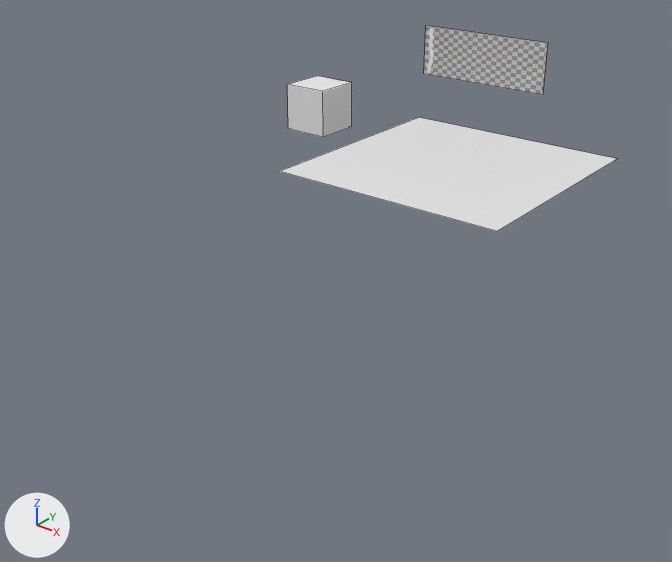
Two versions of the Blender file tools/blendfiles/03-Skybox.blend, one commit apart.
Rendered twice from a 50 mm lens placed at (17.1, -27.8, 11.0), pointed at (-1.4, -4.6, -3.4). Arrows for +X, +Y and +Z are at lower left; the lights stay in place. Mesh edges are drawn as thin lines.

The scene before the commit, as lines of its bpy script (objects in view):
```python
me_cube = bpy.data.meshes.new('Cube')
me_cube.from_pydata(...)  # a box spanning x -1.0..1.0, y -1.0..1.0, z -1.0..1.0
me_cube.materials.append(mat_material)  # white #e7e7e7
me_plane = bpy.data.meshes.new('Plane')
me_plane.from_pydata([(1.0, 1.0, 0.0), (1.0, -1.0, 0.0), (-1.0, -1.0, 0.0), (-1.0, 1.0, 0.0)], [], [(0, 3, 2, 1)])
me_plane_001 = bpy.data.meshes.new('Plane.001')
me_plane_001.from_pydata(...)  # 4 vertices, 1 face; spans x -1.0..1.0, y -1.0..1.0, z 0.0
me_plane_001.materials.append(mat_untitled_png)  # picture img_untitled_png
ob_cube = bpy.data.objects.new('Cube', me_cube)
ob_cube.location = (-8.65, 3.33, 0.0)
ob_plane = bpy.data.objects.new('Plane', me_plane)
ob_plane.location = (0.22, 0.09, 0.02)
ob_plane.scale = (4.43, 4.43, 4.43)
ob_plane_001 = bpy.data.objects.new('Plane.001', me_plane_001)
ob_plane_001.location = (-1.71, 5.18, 2.69)
ob_plane_001.rotation_euler = (1.571, 0.0, 0.0)  # degrees (90, 0, 0)
ob_plane_001.scale = (2.77, 1.0, 1.0)
```
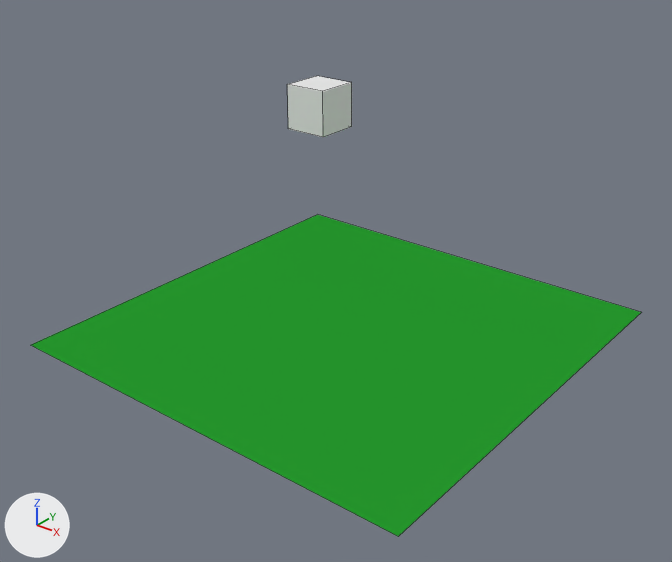
The newer file is also turned or shifted as a whole; pictures and numbers use the older file's frame.

Boxes [x1, y1, x2, y2] around the edits, measured in the pictures (672 x 562 px):
'Ground', added (green)
    after: [31, 215, 641, 536]
'Plane', deleted
    before: [280, 117, 617, 231]
'Plane.001', deleted
    before: [424, 26, 548, 95]

The change, as a list of edits to the scene's bpy script:
```text
Add mat_planemat:
    mat_planemat = diffuse_material('PlaneMat')
    mat_planemat.base_color = (0.0197, 0.319, 0.0269)  # green #26992e
Add me_ground:
    me_ground.from_pydata([(8.1, 8.1, 0.0), (8.1, -8.1, 0.0), (-8.1, -8.1, 0.0), (-8.1, 8.1, 0.0)], [], [(0, 3, 2, 1)])
    me_ground.materials.append(mat_planemat)  # green #26992e
Remove ob_plane_001:
    ob_plane_001 = bpy.data.objects.new('Plane.001', me_plane_001)
    ob_plane_001.location = (-1.71, 5.18, 2.69)
    ob_plane_001.rotation_euler = (1.571, 0.0, 0.0)  # degrees (90, 0, 0)
    ob_plane_001.scale = (2.77, 1.0, 1.0)
Remove ob_plane:
    ob_plane = bpy.data.objects.new('Plane', me_plane)
    ob_plane.location = (0.22, 0.09, 0.02)
    ob_plane.scale = (4.43, 4.43, 4.43)
Add ob_ground:
    ob_ground = bpy.data.objects.new('Ground', me_ground)
    ob_ground.location = (-1.6, -3.76, -5.71)
```
